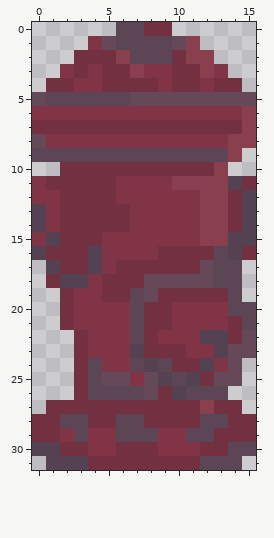
Two versions of one pixel-art file, Assets/Art/Hide Objects/hydrothingy.aseprite. The first picture shows the starting point.
16x32 pixels, 1 frame.
New version:
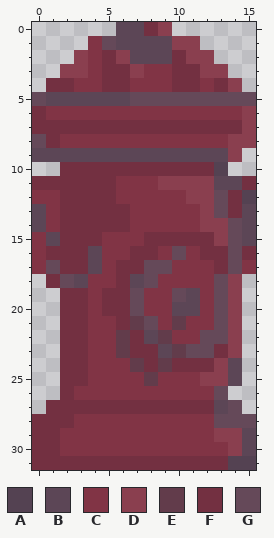
Palette (. is transparent): A #544252  B #5c4656  C #813445  D #8a3f4f  E #623c4b  F #733041  G #654959
Change:
y 0: x 9 F -> D
y 1: x 10 G -> D
y 2: x 3..4 FF -> DC
y 3: x 2..3 CF -> DD; x 13 C -> D
y 4: x 7..8 FF -> CC; x 14 F -> D
y 6: x 0 C -> F
y 8: x 1 C -> F
y 10: x 13 D -> A
y 11: x 0 C -> F; x 9 C -> D; x 13..14 DA -> BB
y 12: x 11 C -> D; x 13 D -> G
y 13: x 0 A -> B; x 13 D -> G; x 15 A -> B
y 14: x 0 A -> B; x 14..15 FA -> GB
y 15: x 1 A -> B; x 8..12 CCCCD -> FFFFF; x 14..15 AA -> GB
y 16: x 0 A -> C; x 4 A -> B; x 7..11 CCFFF -> FFCGC; x 13..14 BA -> FG
y 17: x 0..1 .A -> CG; x 4 A -> B; x 8..15 FFFFGBB. -> GGCCCFGC
y 18: x 2..3 AA -> GB; x 5 F -> C; x 7 F -> B; x 9..14 GGGGBB -> CCCCGD
y 19: x 3 C -> F; x 7..14 BGFFFFFB -> GCCGBCGD
y 20: x 3 C -> F; x 5..11 CCBFFCC -> FFGCCBB; x 13..15 CBB -> GD.
y 21: x 3 C -> F; x 6..10 CBFFC -> FEGCE; x 13..15 CFB -> GD.
y 22: x 2 . -> F; x 6..9 CBFC -> EFBE; x 12..15 AAFG -> GGD.
y 23: x 2 . -> F; x 6..7 CA -> EF; x 9..15 FFCCAGG -> BEGGFD.
y 24: x 2 . -> F; x 4 B -> C; x 7..9 BAB -> EFE; x 12..14 ACG -> FDB
y 25: x 2 . -> F; x 4..6 BGG -> CCC; x 8..14 GABAFGG -> ECCCDDB
y 26: x 2..13 .FBBBBGFABBB -> FCCCCCCCCCCG
y 27: x 12..14 DFF -> FBG
y 28: x 2..15 BBFFBBFFFFBBFF -> FCCCCCCCCCCGGG
y 29: x 3 B -> C; x 6..8 BBB -> CCC; x 11..15 BBFFF -> CCDDB
y 30: x 0..3 AAFF -> FFCC; x 6..8 FFF -> CCC; x 12..14 FFB -> CCD
y 31: x 0..3 .AAA -> FFFF; x 12..15 BBB. -> FFAA
Where, in picture pixels (left, top, right, bottom), the same in both pictures:
changed: (32, 22, 256, 470)
